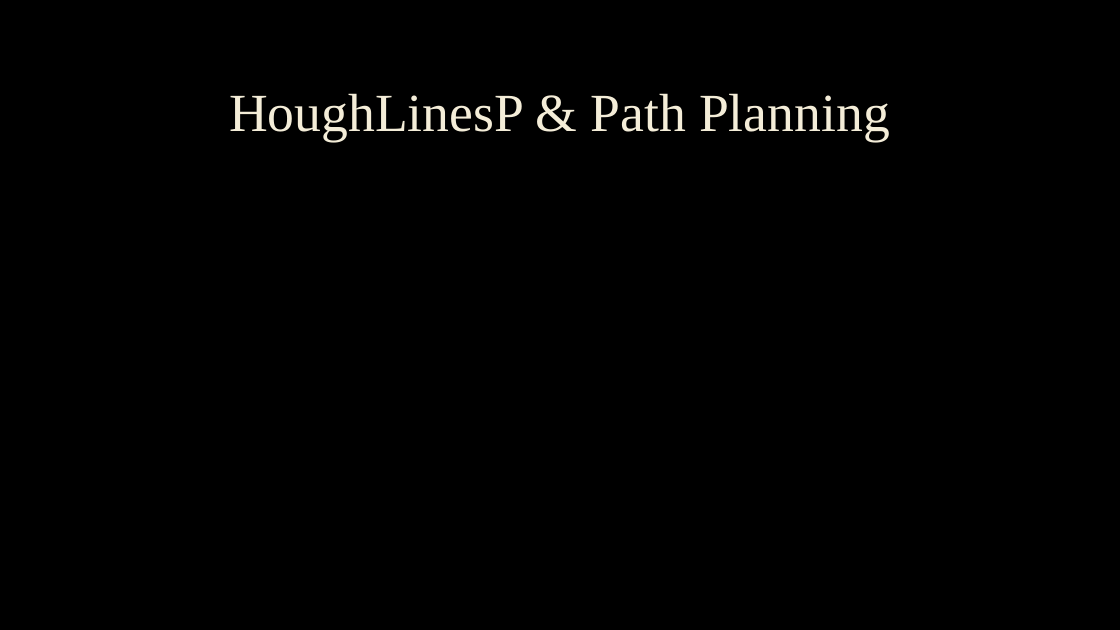
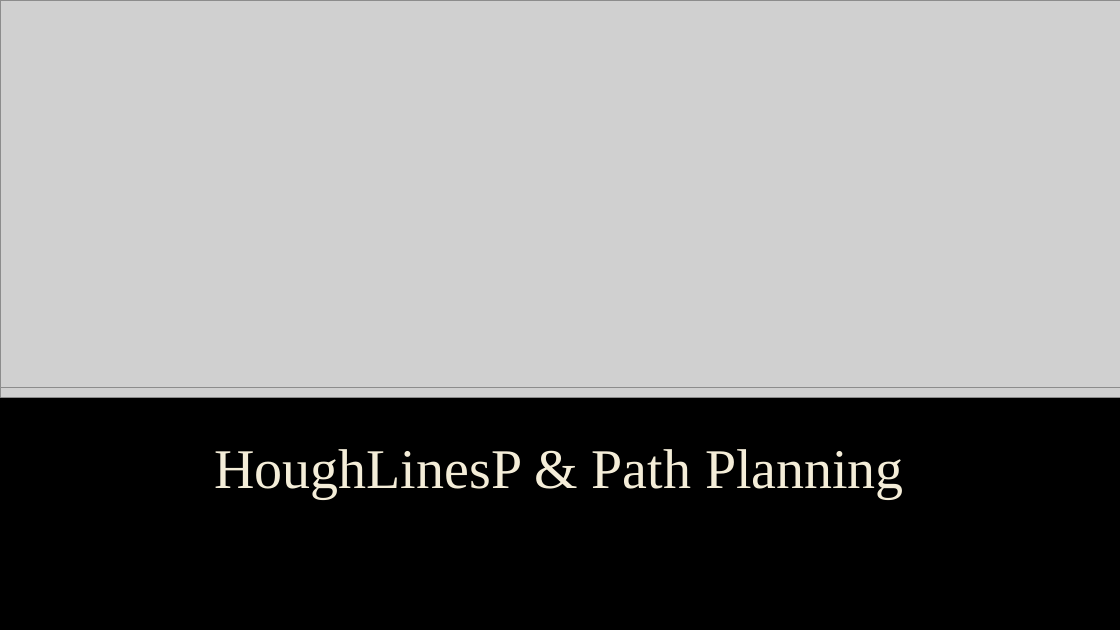
Before and after one commit to RealistikG/jow102_mmp, a slide deck: slide 13 of Mid_project_demo.pptx. Drawn at 1120x630 pixels with LibreOffice and Linux fonts; fonts in the diff are those of the drawing; grey boxes stand for pictures; background and template pictures are left out. Boxes give left, top, right and bottom in pixels: in the first picture for what was removed or moved away, otherwise in the second. Text is boxed around its words. In the diff, an @@ line names an element or a change of style, - is before the commit and + after.

```diff
--- a/Mid_project_demo.pptx
+++ b/Mid_project_demo.pptx
@@ picture added at [0, 0, 1120, 397] @@
@@ picture added at [0, 0, 1120, 388] @@
@@ title "HoughLinesP & Path Planning": place and size @@
-title "HoughLinesP & Path Planning" at [229, 93, 890, 141]
+title "HoughLinesP & Path Planning" at [214, 449, 904, 499]
@@ title "HoughLinesP & Path Planning" at [214, 449, 904, 499]: size 46 to 48 pt; vertical alignment middle to bottom @@
```
Also in this commit, not shown: 4 other slides changed, 2 slides added.
